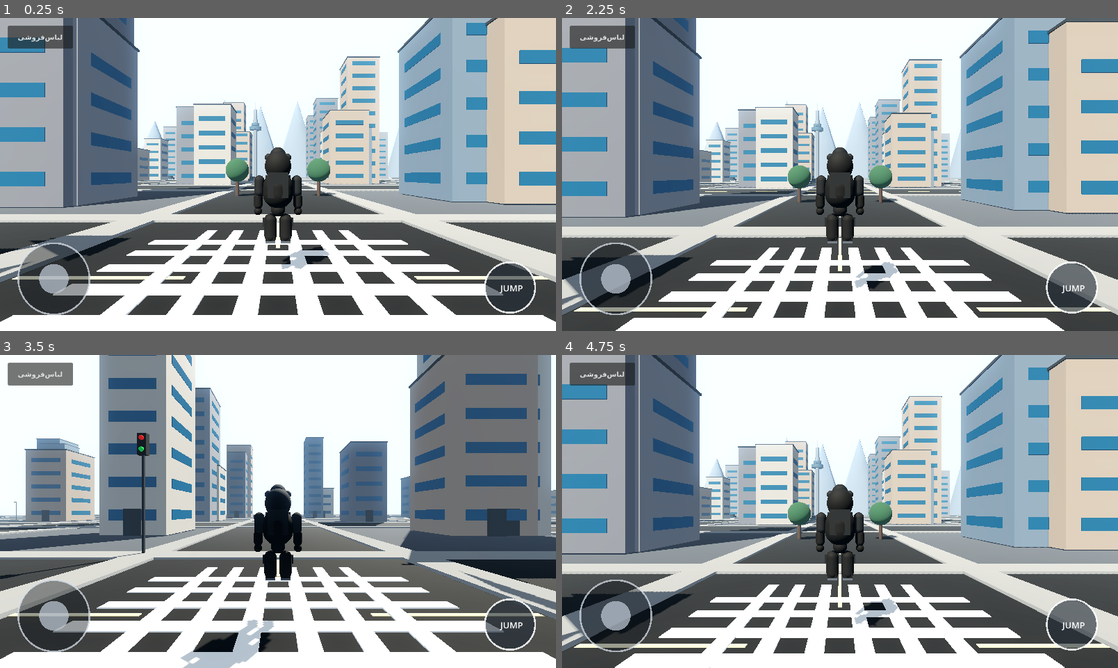
Above: before the commit, frames 1-4 (two rows, left to right).
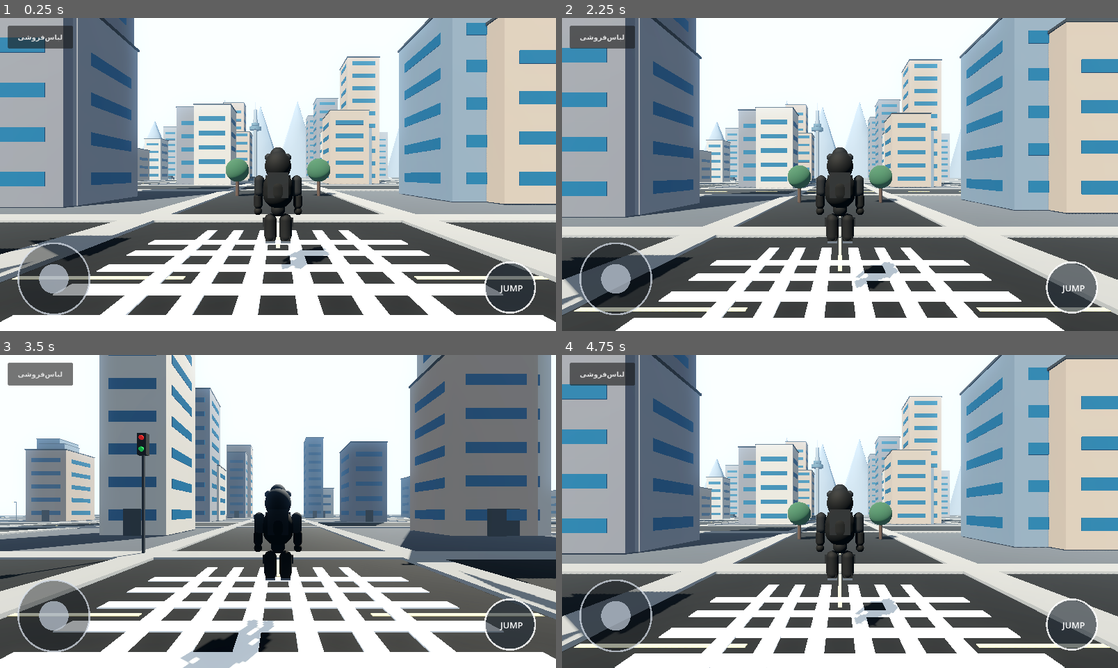
Above: after the commit, the same moments.

Repository: nickdehghani95-cmyk/GHOST-OPEN-WORLD
Game: Godot game, scene res://scenes/main.tscn
Two runs of this game, one before a commit and one after it. Both use one fixed random seed, a clock stepped at 60 frames per second and the inputs below.
Inputs (mouse positions are in pixels of both pictures, inside the frame that each line leads up to):
- Up to frame 1 (0.25 s): no input
- Up to frame 2 (2.25 s): click "لباس‌فروشی" at 0.5 s; tap Enter at 1.25 s; drag from (840, 174) to (895, 105) at 1.27 s; tap Space (jump) at 2 s; drag from (728, 190) to (812, 237) at 2.02 s
- Up to frame 3 (3.5 s): move the mouse to (333, 442) at 2.77 s; hold D (move_right) from 2.78 s (still down)
- Up to frame 4 (4.75 s): release D (move_right) at 3.5 s; drag from (812, 574) to (673, 464) at 3.52 s; tap Enter at 4.25 s; move the mouse to (1006, 558) at 4.27 s; hold A (move_left) from 4.28 s (still down); tap Space (jump) at 4.52 s

The runs differ from the first frame. In frame 1, less than 0.1% of the frame differs, in the area x 0-100%, y 11-98%; in frame 2, less than 0.1%, in the area x 43-85%, y 70-80%; in frame 3, less than 0.1%; in frame 4, less than 0.1%.

Commit message:
Align player spawn with ground collision capsule

Diff:
--- a/scenes/main.tscn
+++ b/scenes/main.tscn
@@ -38,7 +38,7 @@
 script = ExtResource("3_city")
 
 [node name="Player" type="CharacterBody3D" parent="."]
-position = Vector3(18, 1.05, 18)
+position = Vector3(18, 0.9, 18)
 script = ExtResource("1_player")
 
 [node name="CollisionShape3D" type="CollisionShape3D" parent="Player"]
